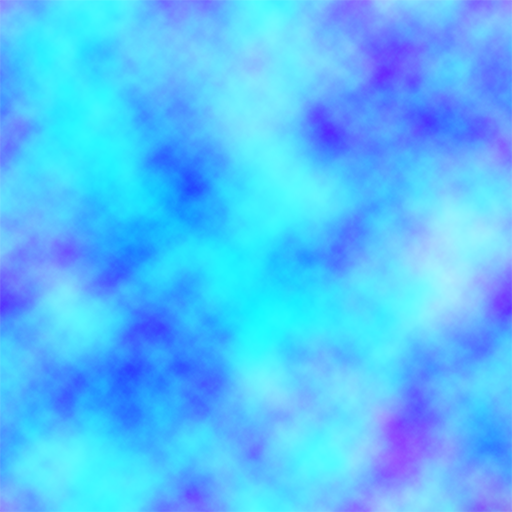
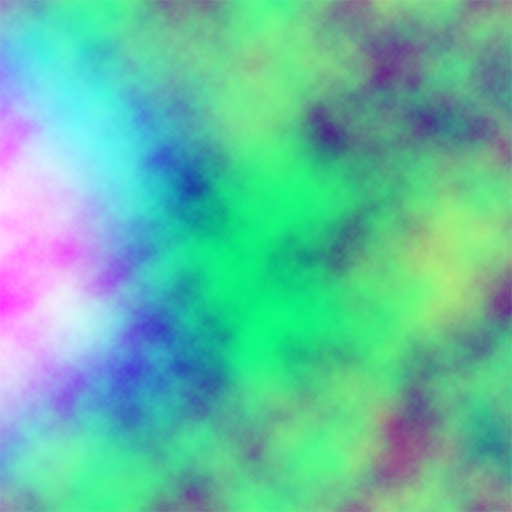
Layered file, before and after one edit (512x512). Changes by layer:
painted on "图层 1" over <box>0,0,512,512</box>
